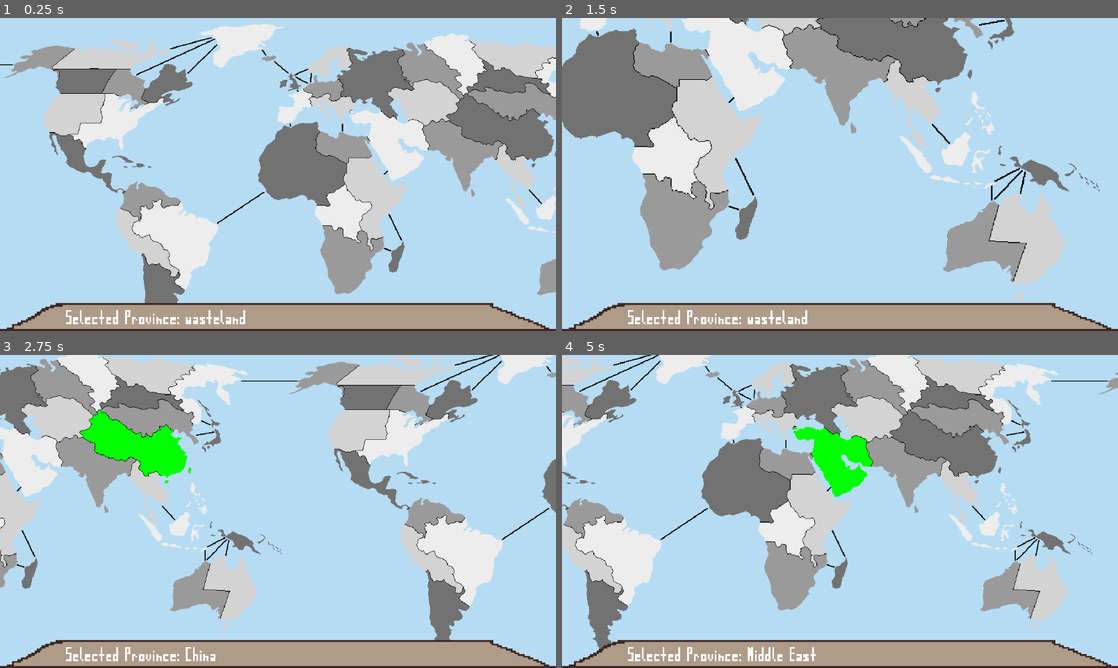
Above: before the commit, frames 1-4 (two rows, left to right).
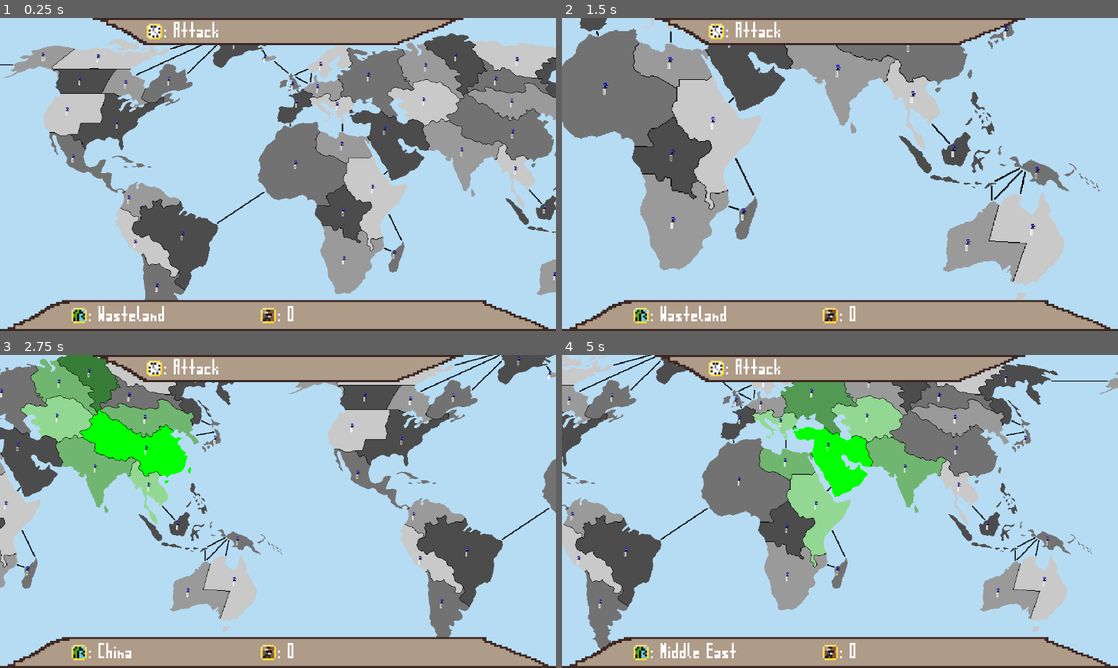
Above: after the commit, the same moments.

Repository: johann-0/Risiko
Game: Godot game, scene res://Scenes/game.tscn
Two runs of this game, one before a commit and one after it. Both use one fixed random seed, a clock stepped at 60 frames per second and the inputs below.
Inputs (mouse positions are in pixels of both pictures, inside the frame that each line leads up to):
- Up to frame 1 (0.25 s): no input
- Up to frame 2 (1.5 s): tap Enter at 0.5 s; move the mouse to (962, 158) at 0.52 s; hold D (pan_right) 0.53-1.28 s; click (962, 158) at 0.6 s; move the mouse to (728, 190) at 1.27 s; hold S (pan_down) from 1.28 s (still down); tap Mouse wheel up (zoom_in) at 1.35 s; click (728, 190) at 1.42 s
- Up to frame 3 (2.75 s): tap Space at 2 s; move the mouse to (333, 442) at 2.02 s; release S (pan_down) at 2.03 s; hold D (pan_right) from 2.03 s (still down); tap Mouse wheel down (zoom_out) at 2.1 s; click (333, 442) at 2.17 s
- Up to frame 4 (5 s): move the mouse to (812, 574) at 2.77 s; release D (pan_right) at 2.78 s; hold W (pan_up) 2.78-3.53 s; click (812, 574) at 2.85 s; tap Enter at 3.5 s; move the mouse to (1006, 558) at 3.52 s; hold A (pan_left) from 3.53 s (still down); tap Mouse wheel up (zoom_in) at 3.6 s; click (1006, 558) at 3.67 s; move the mouse to (673, 464) at 4.27 s; tap Mouse wheel down (zoom_out) at 4.35 s; click (673, 464) at 4.42 s

The runs differ from the first frame. In frame 1, 16% of the frame differs, in the area x 1-100%, y 0-100%; in frame 2, 12%; in frame 3, 20%, in the area x 0-100%, y 0-100%; in frame 4, 19%.

Commit message:
feat: few new ui elements

Diff:
--- a/Assets/provinces.json
+++ b/Assets/provinces.json
@@ -1,47 +1,215 @@
 {
 	"num_of_provinces": 42,
 	"provinces": {
-		"0": "Alaska",
-		"1": "Alberta",
-		"2": "Central America",
-		"3": "Eastern United States",
-		"4": "Greenland",
-		"5": "North West Territory",
-		"6": "Ontario",
-		"7": "Quebec",
-		"8": "Western United States",
-		"9": "Argentina",
-		"10": "Brazil",
-		"11": "Peru",
-		"12": "Venezuela",
-		"13": "Congo",
-		"14": "East Africa",
-		"15": "Egypt",
-		"16": "Madagascar",
-		"17": "North Africa",
-		"18": "South Africa",
-		"19": "Great Britain",
-		"20": "Iceland",
-		"21": "Northern Europe",
-		"22": "Scandinavia",
-		"23": "Southern Europe",
-		"24": "Ukraine",
-		"25": "Western Europe",
-		"26": "Afghanistan",
-		"27": "China",
-		"28": "India",
-		"29": "Irkutsk",
-		"30": "Japan",
-		"31": "Kamchatka",
-		"32": "Middle East",
-		"33": "Mongolia",
-		"34": "Siam",
-		"35": "Sibera",
-		"36": "Ural",
-		"37": "Yakutsk",
-		"38": "Eastern Australia",
-		"39": "Indonesia",
-		"40": "New Guinea",
-		"41": "Western Australia"
+		"0": {
+			"name": "Alaska",
+			"neighbors": [1, 5, 31],
+			"center": [85, 73]
+		},
+		"1": {
+			"name": "Alberta",
+			"neighbors": [0, 5, 6, 8],
+			"center": [155, 118]
+		},
+		"2": {
+			"name": "Central America",
+			"neighbors": [3, 8, 12],
+			"center": [142, 264]
+		},
+		"3": {
+			"name": "Eastern United States",
+			"neighbors": [2, 6, 7, 8],
+			"center": [225, 200]
+		},
+		"4": {
+			"name": "Greenland",
+			"neighbors": [5, 6, 7, 20],
+			"center": [445, 50]
+		},
+		"5": {
+			"name": "North West Territory",
+			"neighbors": [0, 1, 4, 6],
+			"center": [189, 76]
+		},
+		"6": {
+			"name": "Ontario",
+			"neighbors": [1, 3, 4, 5, 7, 8],
+			"center": [241, 125]
+		},
+		"7": {
+			"name": "Quebec",
+			"neighbors": [3, 4, 6],
+			"center": [322, 119]
+		},
+		"8": {
+			"name": "Western United States",
+			"neighbors": [1, 2, 3, 6],
+			"center": [131, 176]
+		},
+		"9": {
+			"name": "Argentina",
+			"neighbors": [10, 11],
+			"center": [300, 507]
+		},
+		"10": {
+			"name": "Brazil",
+			"neighbors": [9, 11, 12, 17],
+			"center": [348, 410]
+		},
+		"11": {
+			"name": "Peru",
+			"neighbors": [9, 10, 12],
+			"center": [259, 425]
+		},
+		"12": {
+			"name": "Venezuela",
+			"neighbors": [2, 10, 11],
+			"center": [247, 342]
+		},
+		"13": {
+			"name": "Congo",
+			"neighbors": [14, 17, 18],
+			"center": [651, 365]
+		},
+		"14": {
+			"name": "East Africa",
+			"neighbors": [13, 15, 16, 17, 18, 32],
+			"center": [706, 322]
+		},
+		"15": {
+			"name": "Egypt",
+			"neighbors": [14, 17, 23, 32],
+			"center": [648, 241]
+		},
+		"16": {
+			"name": "Madagascar",
+			"neighbors": [14, 18],
+			"center": [747, 445]
+		},
+		"17": {
+			"name": "North Africa",
+			"neighbors": [10, 13, 14, 15, 25],
+			"center": [561, 276]
+		},
+		"18": {
+			"name": "South Africa",
+			"neighbors": [13, 14, 16],
+			"center": [652, 456]
+		},
+		"19": {
+			"name": "Great Britain",
+			"neighbors": [20, 21, 22, 25],
+			"center": [555, 127]
+		},
+		"20": {
+			"name": "Iceland",
+			"neighbors": [4, 19],
+			"center": [503, 76]
+		},
+		"21": {
+			"name": "Northern Europe",
+			"neighbors": [19, 22, 23, 24, 25],
+			"center": [602, 133]
+		},
+		"22": {
+			"name": "Scandinavia",
+			"neighbors": [19, 21, 24],
+			"center": [608, 91]
+		},
+		"23": {
+			"name": "Southern Europe",
+			"neighbors": [15, 21, 24, 25, 32],
+			"center": [639, 166]
+		},
+		"24": {
+			"name": "Ukraine",
+			"neighbors": [21, 22, 23, 26, 36, 32],
+			"center": [698, 111]
+		},
+		"25": {
+			"name": "Western Europe",
+			"neighbors": [17, 19, 21, 23],
+			"center": [563, 161]
+		},
+		"26": {
+			"name": "Afghanistan",
+			"neighbors": [24, 27, 28, 32, 36],
+			"center": [802, 157]
+		},
+		"27": {
+			"name": "China",
+			"neighbors": [26, 28, 33, 34, 35, 36],
+			"center": [970, 218]
+		},
+		"28": {
+			"name": "India",
+			"neighbors": [26, 27, 32, 34],
+			"center": [874, 252]
+		},
+		"29": {
+			"name": "Irkutsk",
+			"neighbors": [31, 33, 35, 37],
+			"center": [938, 118]
+		},
+		"30": {
+			"name": "Japan",
+			"neighbors": [31, 33],
+			"center": [1100, 199]
+		},
+		"31": {
+			"name": "Kamchatka",
+			"neighbors": [29, 30, 33, 37, 0],
+			"center": [1064, 83]
+		},
+		"32": {
+			"name": "Middle East",
+			"neighbors": [14, 15, 23, 24, 26, 28],
+			"center": [729, 212]
+		},
+		"33": {
+			"name": "Mongolia",
+			"neighbors": [27, 29, 30, 31, 35],
+			"center": [968, 160]
+		},
+		"34": {
+			"name": "Siam",
+			"neighbors": [27, 28, 39],
+			"center": [975, 287]
+		},
+		"35": {
+			"name": "Sibera",
+			"neighbors": [27, 29, 33, 36, 37],
+			"center": [863, 73]
+		},
+		"36": {
+			"name": "Ural",
+			"neighbors": [24, 26, 27, 35],
+			"center": [806, 93]
+		},
+		"37": {
+			"name": "Yakutsk",
+			"neighbors": [29, 31, 35],
+			"center": [978, 82]
+		},
+		"38": {
+			"name": "Eastern Australia",
+			"neighbors": [40, 41],
+			"center": [1136, 465]
+		},
+		"39": {
+			"name": "Indonesia",
+			"neighbors": [34, 40, 41],
+			"center": [1030, 360]
+		},
+		"40": {
+			"name": "New Guinea",
+			"neighbors": [38, 39, 41],
+			"center": [1142, 389]
+		},
+		"41": {
+			"name": "Western Australia",
+			"neighbors": [38, 39, 40],
+			"center": [1049, 486]
+		}
 	}
 }
--- /dev/null
+++ b/Assets/ui/main_theme.tres
@@ -0,0 +1,7 @@
+[gd_resource type="Theme" load_steps=2 format=3 uid="uid://bnehbdwc2p6ne"]
+
+[ext_resource type="FontFile" uid="uid://bl0pqv7txxuht" path="res://Assets/ui/TEST_FONT_4.ttf" id="1_5pu4q"]
+
+[resource]
+Label/font_sizes/font_size = 10
+Label/fonts/font = ExtResource("1_5pu4q")
--- a/Scenes/map.tscn
+++ b/Scenes/map.tscn
@@ -35,3 +35,5 @@
 material = SubResource("ShaderMaterial_7jssx")
 texture = ExtResource("1_prxjd")
 centered = false
+
+[node name="SoldierObjs" type="Node2D" parent="."]
--- /dev/null
+++ b/Scenes/soldier.tscn
@@ -0,0 +1,20 @@
+[gd_scene load_steps=4 format=3 uid="uid://dkkmmt13kcrha"]
+
+[ext_resource type="Script" path="res://Scripts/soldiers.gd" id="1_3f5je"]
+[ext_resource type="Texture2D" uid="uid://b6xcbilenas5s" path="res://Assets/small_troop.png" id="2_na417"]
+[ext_resource type="Theme" uid="uid://bnehbdwc2p6ne" path="res://Assets/ui/main_theme.tres" id="3_ox8xh"]
+
+[node name="Soldier" type="Node2D"]
+script = ExtResource("1_3f5je")
+
+[node name="Sprite" type="Sprite2D" parent="."]
+texture = ExtResource("2_na417")
+vframes = 8
+
+[node name="Strength" type="Label" parent="."]
+offset_left = -3.0
+offset_top = 4.0
+offset_right = 37.0
+offset_bottom = 27.0
+theme = ExtResource("3_ox8xh")
+text = "69"
--- /dev/null
+++ b/Scenes/stat.tscn
@@ -0,0 +1,27 @@
+[gd_scene load_steps=3 format=3 uid="uid://cfx0vrgsv86w5"]
+
+[ext_resource type="Texture2D" uid="uid://c7h1303nr1yyt" path="res://Assets/ui/province_icon.png" id="1_5iqjw"]
+[ext_resource type="Theme" uid="uid://bnehbdwc2p6ne" path="res://Assets/ui/main_theme.tres" id="2_udml6"]
+
+[node name="Stat" type="Control"]
+layout_mode = 3
+anchors_preset = 15
+anchor_right = 1.0
+anchor_bottom = 1.0
+grow_horizontal = 2
+grow_vertical = 2
+
+[node name="Icon" type="TextureRect" parent="."]
+layout_mode = 0
+offset_top = 1.0
+offset_right = 8.0
+offset_bottom = 9.0
+texture = ExtResource("1_5iqjw")
+
+[node name="Value" type="Label" parent="."]
+layout_mode = 0
+offset_left = 9.0
+offset_right = 14.0
+offset_bottom = 10.0
+theme = ExtResource("2_udml6")
+text = ": "
--- a/Scenes/ui.tscn
+++ b/Scenes/ui.tscn
@@ -1,8 +1,11 @@
-[gd_scene load_steps=4 format=3 uid="uid://dyeld0jqcr1i0"]
+[gd_scene load_steps=7 format=3 uid="uid://dyeld0jqcr1i0"]
 
 [ext_resource type="Script" path="res://Scripts/ui.gd" id="1_kh6vk"]
 [ext_resource type="Texture2D" uid="uid://fbvynr071kat" path="res://Assets/ui/bottom_tab.png" id="2_nodni"]
-[ext_resource type="FontFile" uid="uid://bl0pqv7txxuht" path="res://Assets/ui/TEST_FONT_4.ttf" id="3_ohvcs"]
+[ext_resource type="PackedScene" uid="uid://cfx0vrgsv86w5" path="res://Scenes/stat.tscn" id="3_36gpu"]
+[ext_resource type="Texture2D" uid="uid://baa3pox2i0av3" path="res://Assets/ui/soldier_icon.png" id="5_mi587"]
+[ext_resource type="Texture2D" uid="uid://bt6d1qg77dhin" path="res://Assets/ui/top_tab.png" id="5_p3up7"]
+[ext_resource type="Texture2D" uid="uid://cvygsk8hd8rdn" path="res://Assets/ui/turn_icon.png" id="6_ocdlk"]
 
 [node name="Control" type="CanvasLayer"]
 script = ExtResource("1_kh6vk")
@@ -10,31 +13,66 @@
 [node name="Screen" type="Control" parent="."]
 layout_mode = 3
 anchors_preset = 0
-offset_right = 320.0
-offset_bottom = 180.0
-scale = Vector2(3.6, 3.6)
+offset_right = 288.0
+offset_bottom = 162.0
+scale = Vector2(4, 4)
 
 [node name="LowerBanner" type="Control" parent="Screen"]
 layout_mode = 2
 anchors_preset = 0
-offset_top = 164.0
-offset_right = 320.0
-offset_bottom = 180.0
+offset_top = 146.0
+offset_right = 288.0
+offset_bottom = 162.0
 size_flags_vertical = 3
 size_flags_stretch_ratio = 0.18
 
-[node name="Sprite" type="TextureRect" parent="Screen/LowerBanner"]
+[node name="Banner" type="TextureRect" parent="Screen/LowerBanner"]
 layout_mode = 0
-offset_right = 320.0
+offset_right = 288.0
 offset_bottom = 16.0
 texture = ExtResource("2_nodni")
 
-[node name="Label" type="Label" parent="Screen/LowerBanner"]
-layout_mode = 2
-offset_left = 38.0556
-offset_top = 3.77778
-offset_right = 112.056
-offset_bottom = 13.7778
-theme_override_fonts/font = ExtResource("3_ohvcs")
-theme_override_font_sizes/font_size = 10
-text = "Selected Province: y"
+[node name="NameStat" parent="Screen/LowerBanner" instance=ExtResource("3_36gpu")]
+layout_mode = 1
+offset_left = 37.0
+offset_top = 3.0
+offset_right = 37.0
+offset_bottom = 3.0
+
+[node name="SoldiersStat" parent="Screen/LowerBanner" instance=ExtResource("3_36gpu")]
+layout_mode = 1
+offset_left = 135.0
+offset_top = 3.0
+offset_right = 135.0
+offset_bottom = 3.0
+
+[node name="Icon" parent="Screen/LowerBanner/SoldiersStat" index="0"]
+texture = ExtResource("5_mi587")
+
+[node name="UpperBanner" type="Control" parent="Screen"]
+anchors_preset = 0
+offset_right = 288.0
+offset_bottom = 13.0
+
+[node name="Banner" type="TextureRect" parent="Screen/UpperBanner"]
+layout_mode = 0
+offset_right = 288.0
+offset_bottom = 14.0
+texture = ExtResource("5_p3up7")
+
+[node name="TurnStat" parent="Screen/UpperBanner" instance=ExtResource("3_36gpu")]
+layout_mode = 1
+offset_left = 76.0
+offset_top = 2.0
+offset_right = 76.0
+offset_bottom = 2.0
+
+[node name="Icon" parent="Screen/UpperBanner/TurnStat" index="0"]
+texture = ExtResource("6_ocdlk")
+
+[node name="Value" parent="Screen/UpperBanner/TurnStat" index="1"]
+text = ": Attack"
+
+[editable path="Screen/LowerBanner/NameStat"]
+[editable path="Screen/LowerBanner/SoldiersStat"]
+[editable path="Screen/UpperBanner/TurnStat"]
--- a/Scripts/game.gd
+++ b/Scripts/game.gd
@@ -2,19 +2,8 @@
 
 
 func _ready():
-	GameData.connect("_prov_clicked", Callable(self, "_on_prov_clicked"))
+	pass
 
 
-func set_prov_color(provID : int, color : Color):
-	$LeftMap.set_prov_color(provID, color)
-	$RightMap.set_prov_color(provID, color)
-
-
-func _on_prov_clicked(provinceID):
-	if(GameData.selectedProv == provinceID):
-		return
-	# Unselect prev. province
-	set_prov_color(GameData.selectedProv, Color.TRANSPARENT)
-	GameData.selectedProv = provinceID
-	if GameData.selectedProv != -1:
-		set_prov_color(GameData.selectedProv, Color.GREEN)
+func _process(delta):
+	pass
--- a/Scripts/game_data.gd
+++ b/Scripts/game_data.gd
@@ -1,28 +1,47 @@
 extends Node2D
 
 signal _prov_clicked(provID: int)
+const SEL_COLOR: Color = Color8(0, 255, 0, 255)
+const NEIGH_COLOR: Color = Color8(0, 255, 0, 70)
+const WASTELAND_ID: int = -1
 
-var selectedProv: int = -1
-var NUM_PROV: int
-var provinces: Array
+var NUM_PROV: int = 0
+var provinces: Array = []
+var players: Array
+
+var selectedProvID: int = WASTELAND_ID
+var turnPlayerID: int = -1
+var gamePhase: Phase = Phase.DEPLOY
+var localPlayerID: int = 0
 
 enum Phase { DEPLOY, ATTACK, FORTIFY}
-var curPhase : Phase = Phase.DEPLOY
+
+class Player:
+	var _id: int
+	var _color: Color
 
 class Province:
 	var _id: int
 	var _name: String
 	var _neighbors: Array
+	var _soldiers: int
+	var _center: Vector2
 
 	static func wasteland():
 		var wasteland = Province.new()
-		wasteland._id = -1
-		wasteland._name = "wasteland"
+		wasteland._id = WASTELAND_ID
+		wasteland._name = "Wasteland"
 		wasteland._neighbors = []
 		return wasteland
 
+
 func _ready():
+	var newPlayer = Player.new()
+	newPlayer._color = Color.BLUE
+	newPlayer._id = 0
+	players.append(newPlayer)
 	add_provinces_to_arr()
+	provinces[0]._soldiers = 69
 
 
 func add_provinces_to_arr():
@@ -37,8 +56,12 @@
 	NUM_PROV = json.data.num_of_provinces
 	for provinceID in json.data.provinces:
 		var newProv = Province.new()
-		newProv._id = provinceID
-		newProv._name = json.data.provinces[provinceID]
+		newProv._id = int(provinceID)
+		var extractedProv = json.data.provinces[provinceID]
+		newProv._name = extractedProv["name"]
+		newProv._neighbors = extractedProv["neighbors"]
+		var centerArr = extractedProv["center"]
+		newProv._center = Vector2(centerArr[0], centerArr[1])
 		provinces.append(newProv)
 		#print(newProv._name)
 		#print(newProv._id)
@@ -46,15 +69,22 @@
 	# Sort the array by province id
 	provinces.sort_custom(id_sort)
 
+
 func id_sort(p1: Province, p2: Province):
 	if p1._id < p2._id:
 		return true
 	return false
 
+
 func prov_clicked(provID: int):
 	emit_signal("_prov_clicked", provID)
 
+
 func get_selected_prov():
-	if selectedProv == -1:
+	if selectedProvID == WASTELAND_ID:
 		return Province.wasteland()
-	return provinces[selectedProv]
+	return provinces[selectedProvID]
+
+
+func set_selected_prov(newID : int):
+	selectedProvID = newID
--- a/Scripts/map.gd
+++ b/Scripts/map.gd
@@ -3,11 +3,15 @@
 @onready var curMap: Sprite2D = $WastelandMap
 @onready var mat: Material = $Map.material
 @onready var NUM_PROV: int = GameData.NUM_PROV
+@onready var soldierObj = preload("res://Scenes/soldier.tscn")
 
 signal map_prov_clicked(provID: int)
 
 
 func _ready():
+	# Connect to signal
+	GameData.connect("_prov_clicked", Callable(self, "_on_prov_clicked"))
+
 	# Hide all maps except Map and curMap
 	$MouseMap.hide()
 	$DebugMap.hide()
@@ -23,8 +27,62 @@
 		provColors.append(Color.TRANSPARENT)
 	mat.set_shader_parameter("colors", provColors)
 
+	# Load stuff onto provinces
+	for prov in GameData.provinces:
+		if prov._center == Vector2(-1,-1):
+			continue
+		# Draw numbers at the centers
+		var newSold = soldierObj.instantiate()
+		newSold.soldiers = prov._soldiers
+		newSold.visibility_layer = 1
+		# Center the label
+		newSold.position = prov._center
+		var spriteSize: Vector2 = newSold.get_child(0).get_rect().size
+		newSold.position -= Vector2(spriteSize.x/2, spriteSize.y/2)
+		$SoldierObjs.add_child(newSold)
+
+
+func _process(delta):
+	var colors: Array = mat.get_shader_parameter("colors")
+	for neighbors in GameData.get_selected_prov()._neighbors:
+		pass
+	mat.set_shader_parameter("colors", colors)
+
+
+func set_prov_colors(provIDs: Array, colors: Array):
+	var extracted: Array = mat.get_shader_parameter("colors")
+	for i in range(len(provIDs)):
+		extracted[provIDs[i]] = colors[i]
+	mat.set_shader_parameter("colors", extracted)
+
 
 func set_prov_color(provID: int, color: Color):
 	var extracted: Array = mat.get_shader_parameter("colors")
 	extracted[provID] = color
 	mat.set_shader_parameter("colors", extracted)
+
+func _on_prov_clicked(newProvID: int):
+	var oldProvID = GameData.get_selected_prov()._id
+	if(oldProvID == newProvID):
+		return
+	# Color out previous province(s)
+	if oldProvID != GameData.WASTELAND_ID:
+		var curProv = GameData.provinces[oldProvID]
+		var provIDs: Array = [oldProvID]
+		var colors: Array
+		provIDs.append_array(curProv._neighbors)
+		colors.resize(len(provIDs))
+		colors.fill(Color.TRANSPARENT)
+		set_prov_colors(provIDs, colors)
+
+	# Color in new province(s)
+	GameData.set_selected_prov(newProvID)
+	if newProvID != GameData.WASTELAND_ID:
+		var curProv = GameData.provinces[newProvID]
+		var provIDs: Array = [newProvID]
+		var colors: Array
+		provIDs.append_array(curProv._neighbors)
+		colors.resize(len(provIDs))
+		colors.fill(GameData.NEIGH_COLOR)
+		colors[0] = GameData.SEL_COLOR
+		set_prov_colors(provIDs, colors)
--- a/Scripts/mouse_map.gd
+++ b/Scripts/mouse_map.gd
@@ -28,7 +28,6 @@
 		GameData.prov_clicked(-1)
 		return
 
-	print("id: " + str(id))
-	print(str(provinces[id]._name) + "\n")
+	print("{ id: " + str(id) + ", " + str(provinces[id]._name) + " }\n")
 
 	GameData.prov_clicked(id)
--- /dev/null
+++ b/Scripts/soldiers.gd
@@ -0,0 +1,27 @@
+extends Node2D
+
+const COLORS: Array = [Color.BLUE, Color.RED, Color.GREEN, Color.YELLOW]
+var curColorID: int = 0:
+	set(newID):
+		if newID < 0 or newID > len(COLORS):
+			curColorID = 0
+		else:
+			curColorID = newID
+
+		# Adjust the sprite window
+		$Sprite.offset.y = 8 * newID;
+		$Sprite.get_rect().wi
+var facingRight: bool = true:
+	set(newFacingRight):
+		if facingRight == true && newFacingRight == false:
+			$Sprite.frame -=1
+		elif facingRight == false && newFacingRight == true:
+			$Sprite.frame += 1
+		facingRight = newFacingRight
+var soldiers: int = 0:
+	set(newSoldiers):
+		soldiers = newSoldiers
+		$Strength.text = str(soldiers)
+
+func _ready():
+	$Sprite.frame += 1;
--- a/Scripts/ui.gd
+++ b/Scripts/ui.gd
@@ -1,15 +1,16 @@
 extends CanvasLayer
-@onready var lowerBanLabel : Label = $Screen/LowerBanner/Label
+@onready var lowerBanProvName : Label = $Screen/LowerBanner/NameStat/Value
+@onready var lowerBanProvSold : Label = $Screen/LowerBanner/SoldiersStat/Value
 
-# Called when the node enters the scene tree for the first time.
 func _ready():
-	pass # Replace with function body.
+	GameData.connect("_prov_clicked", Callable(self, "_on_prov_clicked"))
 
 
-# Called every frame. 'delta' is the elapsed time since the previous frame.
 func _process(delta):
 	setText()
 
+
 func setText():
 	var selProv = GameData.get_selected_prov()
-	lowerBanLabel.text = "Selected Province: " + str(selProv._name)
+	lowerBanProvName.text = ": " + str(selProv._name)
+	lowerBanProvSold.text = ": " + str(selProv._soldiers)
Binary file changed: Assets/maps/wasteland_map.png
Binary file added: Assets/small_troop.png
Not shown, added: Assets/small_troop.png.import
Binary file changed: Assets/ui/bottom_tab.png
Binary file added: Assets/ui/province_icon.png
Not shown, added: Assets/ui/province_icon.png.import
Binary file added: Assets/ui/soldier_icon.png
Not shown, added: Assets/ui/soldier_icon.png.import
Binary file added: Assets/ui/top_tab.png
Not shown, added: Assets/ui/top_tab.png.import
Binary file added: Assets/ui/turn_icon.png
Not shown, added: Assets/ui/turn_icon.png.import
